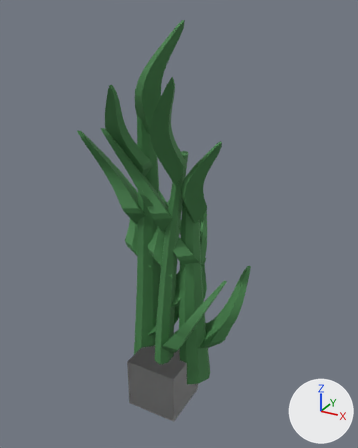
The FBX model exports/roblox_fbx_2026-05-15/Kelp2_LOD0_roblox.fbx as it was, and as the next commit left it.
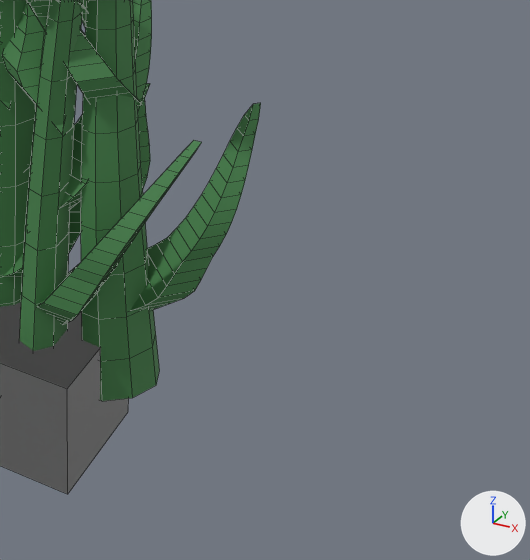
Old and new are each drawn whole from a 50 mm camera at (7.97, -13.26, 13.27) aimed at (0.41, 0.47, 6.4) and again close up on the part from 41% to 100% of the width and 50% to 100% of the height. The lights are fixed; the arrows at lower right show +X, +Y and +Z. The last two pictures show the newer version. The close-ups show mesh edges as thin lines. Where no turn or scale is listed for an object, it has been applied to the vertices.

Objects in the first close-up: '5.3_Stud_Height_Ruler', 'Kelp_GreenMat'.
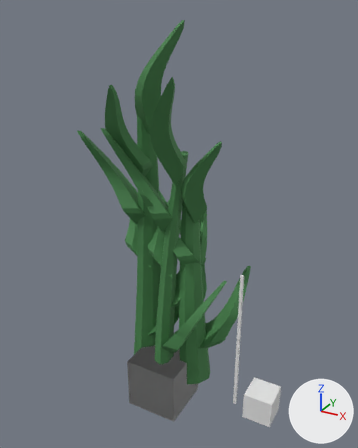
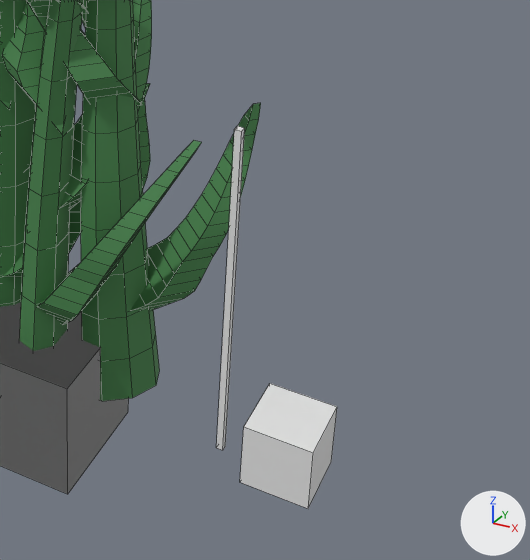
Changed parts and their boxes [x1, y1, x2, y2] in the close-ups (530 x 560 px):
'5.3_Stud_Height_Ruler', moved, rescaled
    before: [0, 302, 128, 494]
    after: [216, 126, 245, 450]
'1_Stud_Cube', moved, rescaled (not visible before)
    after: [240, 383, 337, 509]
'Ref_Head', unchanged, uncovered by the edit
    after: [0, 302, 128, 494]

The edits, one by one:
me_5_3_stud_height_ruler is used by ob_5_3_stud_height_ruler; location (0.0, 0.0, 0.0).
me_5_3_stud_height_ruler had 8 vertices, 6 faces and spanned x -1.0..1.0, y -1.0..1.0, z -1.0..1.0.
me_5_3_stud_height_ruler now has 8 vertices, 6 faces and spans x -0.05..0.05, y -0.05..0.05, z 0.0..5.3.
me_5_3_stud_height_ruler part 1: the whole mesh is scaled about its middle by (0.05, 0.05, 2.65), then moved by (0.0, 0.0, 2.65).
me_1_stud_cube is used by ob_1_stud_cube; location (0.0, 0.0, 0.0).
me_1_stud_cube had 8 vertices, 6 faces and spanned x -1.0..1.0, y -1.0..1.0, z -1.0..1.0.
me_1_stud_cube now has 8 vertices, 6 faces and spans x -0.5..0.5, y -0.5..0.5, z 0.0..1.0.
me_1_stud_cube part 2: the whole mesh is scaled about its middle by 0.5, then moved by (0.0, 0.0, 0.5).
Object '5.3_Stud_Height_Ruler' (ob_5_3_stud_height_ruler) moves from (0.0, 0.0, 0.0) to (3.0, 0.0, 0.0).
Object '1_Stud_Cube' (ob_1_stud_cube) moves from (0.0, 0.0, 0.0) to (4.0, 0.0, 0.0).
